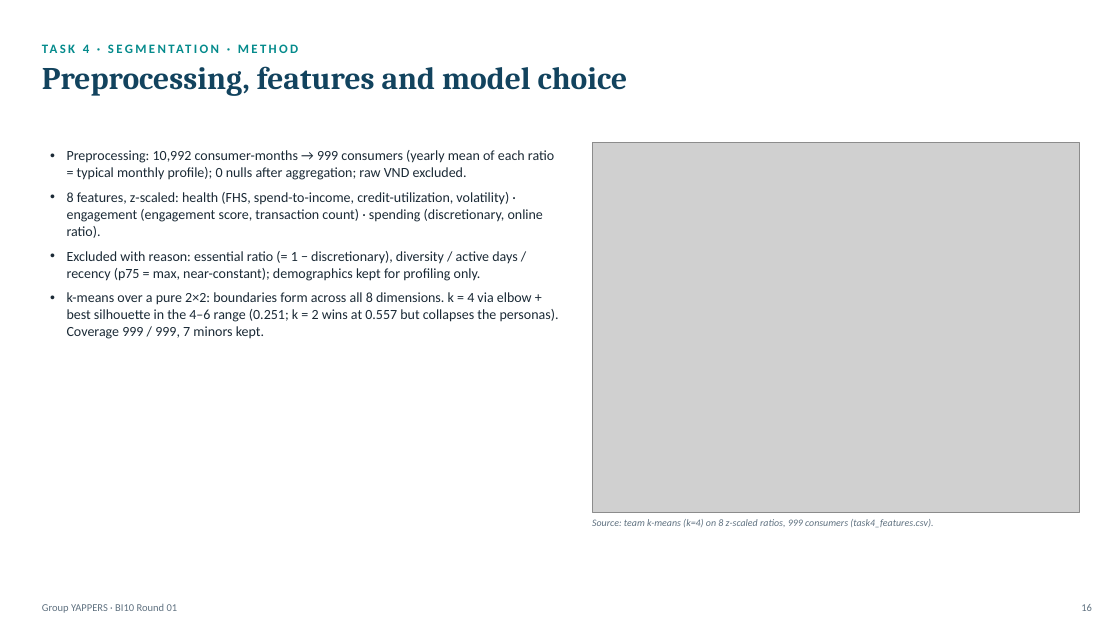
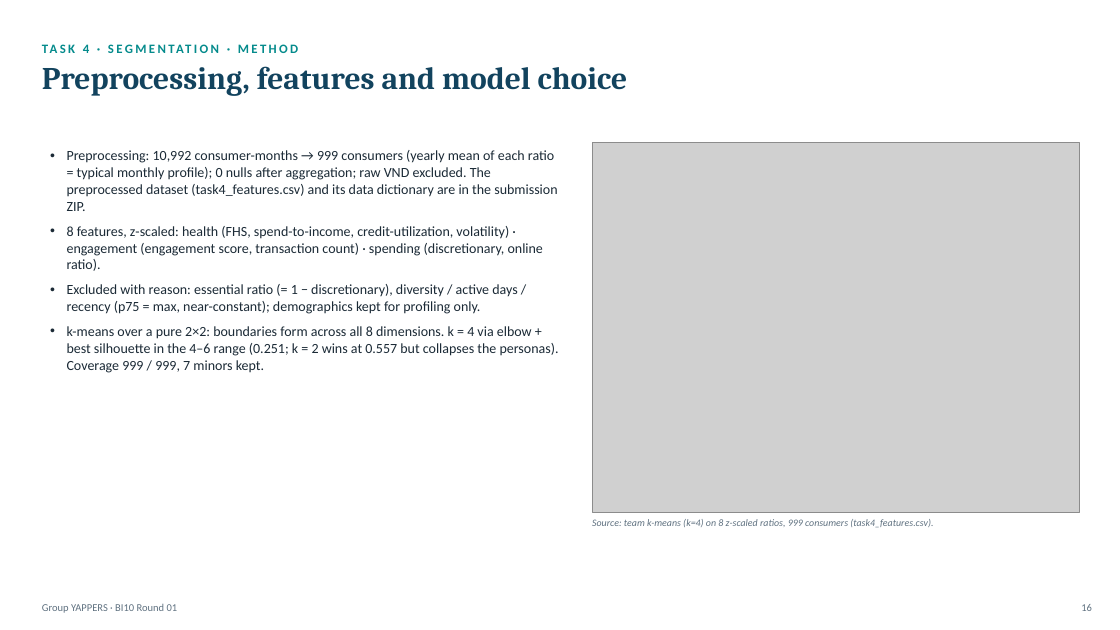
Before and after one commit to thanh-tai-435/BI10GroupYAPPERS, a slide deck: slide 16 of draft/YAPPERS_BI10_R01.pptx. Drawn at 1120x630 pixels with LibreOffice and Linux fonts; fonts in the diff are those of the drawing; grey boxes stand for pictures. Boxes give left, top, right and bottom in pixels: in the first picture for what was removed or moved away, otherwise in the second. Text is boxed around its words. In the diff, an @@ line names an element or a change of style, - is before the commit and + after.

```diff
--- a/draft/YAPPERS_BI10_R01.pptx
+++ b/draft/YAPPERS_BI10_R01.pptx
@@ text at <box>67,150,557,211</box>: text changed @@
-• Preprocessing: 10,992 consumer-months → 999 consumers (yearly mean of each ratio = typical monthly profile); 0 nulls after aggregation; raw VND excluded.
+• Preprocessing: 10,992 consumer-months → 999 consumers (yearly mean of each ratio = typical monthly profile); 0 nulls after aggregation; raw VND excluded. The preprocessed dataset (task4_features.csv) and its data dictionary are in the submission ZIP.
```
Also in this commit, not shown: 1 other slide changed, 2 other files.
